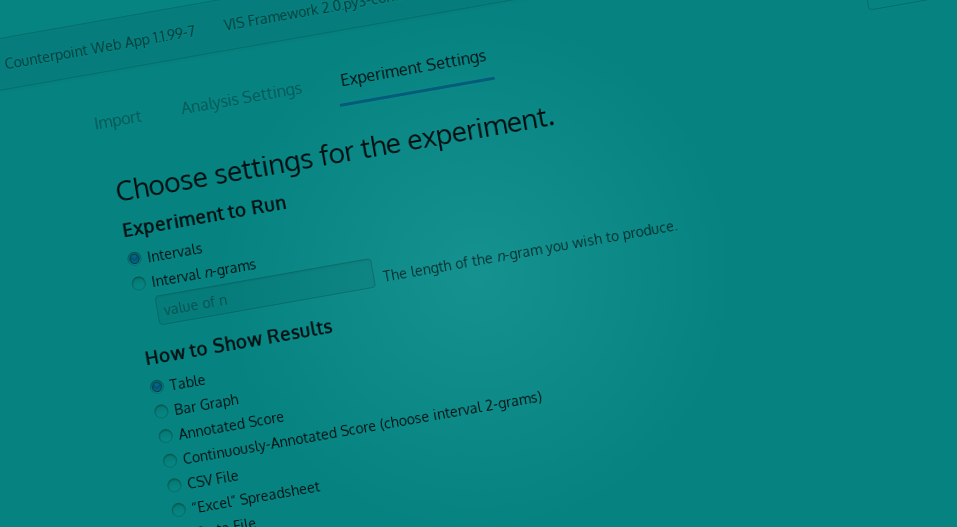
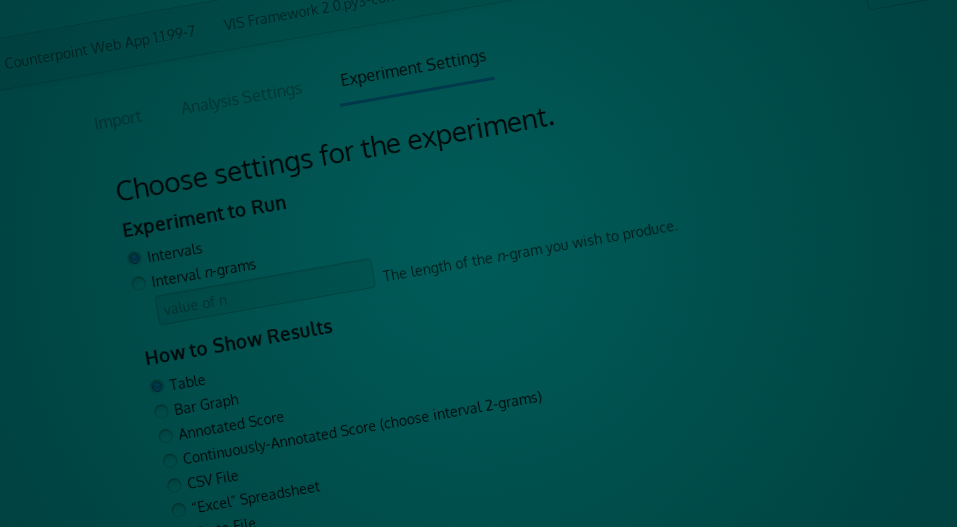
Layered file, before and after one edit (957px x 527px). Changes by layer:
added layer "gradient_darker" (multiply) above "gradient" over [0, 0, 957, 527]
hid "gradient" over [0, 0, 957, 527]
"cwa_newlook": blend multiply → normal over [0, 0, 957, 527]
